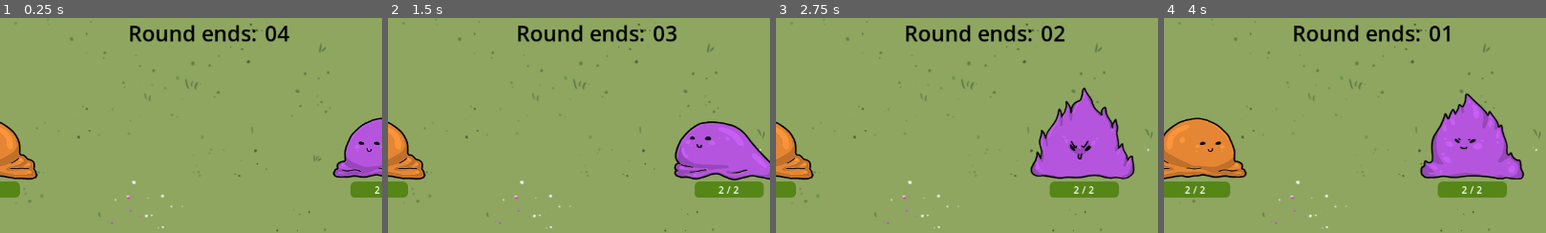
Above: before the commit, frames 1-4 (left to right).
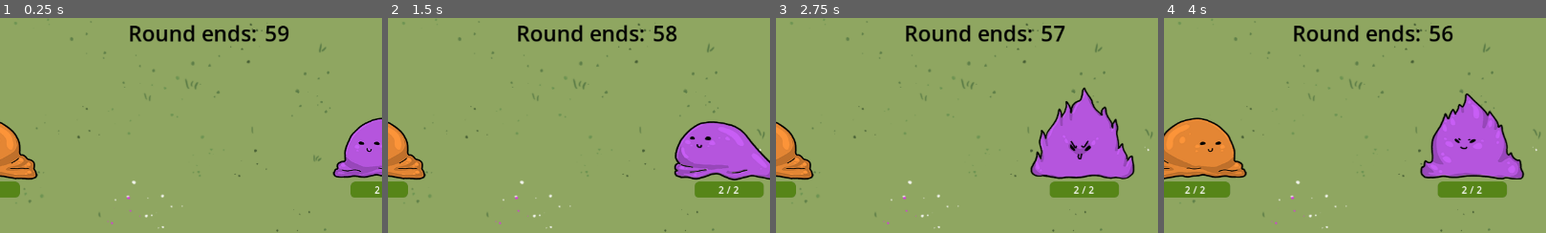
Above: after the commit, the same moments.

Repository: Galitie/mini-tyler-games
Game: Godot game, scene res://tylermon/tylermon.tscn
Same seed, same stepped clock (60 frames per second), same inputs: the game is played once before the commit and once after it. This scene is started directly instead of the project's main scene.
Inputs (mouse positions are % of the whole screen's width and height, from its top left):
- Up to frame 1 (0.25 s): no input
- Up to frame 2 (1.5 s): tap Enter (start) at 0.5, 1.35 s; move the mouse to (72, 45) at 0.52 s; hold Enter (start) 0.53-1.28 s; hold Right (move_piece_right) from 0.53 s (still down); tap Space (jump) at 0.77 s; move the mouse to (30, 55) at 1.27 s
- Up to frame 3 (2.75 s): tap Space (jump) at 1.52 s; move the mouse to (60, 28) at 2.02 s; release Right (move_piece_right) at 2.03 s; hold A (move_left) from 2.03 s (still down); hold Enter (start) from 2.03 s (still down)
- Up to frame 4 (4 s): move the mouse to (45, 70) at 2.77 s; release A (move_left) at 2.78 s; release Enter (start) at 2.78 s; hold Right (move_piece_right) from 2.78 s (still down); tap Enter (start) at 2.85 s; tap Space (jump) at 3.02, 3.77 s; move the mouse to (80, 65) at 3.52 s; hold Enter (start) from 3.53 s (still down)
The pictures show only the part of the screen within x 23-73%, y 0-50%; the shares and areas given below are measured in that part.

The runs differ from the first frame. In frame 1, 0.3% of the frame differs, in the area x 69-76%, y 3-12%; in frame 2, 0.2%; in frame 3, 0.2%; in frame 4, 0.2%.
Error in both runs: Cannot call method 'get_node' on a null value. (res://tylermon/tylermon.gd:39)

Commit message:
Added particle effects for types

Diff:
--- a/tylermon/fire.tres
+++ b/tylermon/fire.tres
@@ -12,6 +12,8 @@
 emission_shape_scale = Vector3(1.5, 1, 1)
 emission_shape = 3
 emission_box_extents = Vector3(50, 1, 1)
+angle_min = -15.0
+angle_max = 15.0
 direction = Vector3(0, 0, 0)
 spread = 14.455
 gravity = Vector3(0, -50, 0)
--- /dev/null
+++ b/tylermon/grass.tres
@@ -0,0 +1,30 @@
+[gd_resource type="ParticleProcessMaterial" load_steps=3 format=3 uid="uid://cyc8enwy4vivf"]
+
+[sub_resource type="Gradient" id="Gradient_37oyq"]
+colors = PackedColorArray(1, 1, 1, 1, 1, 1, 1, 0)
+
+[sub_resource type="GradientTexture1D" id="GradientTexture1D_2a8nn"]
+gradient = SubResource("Gradient_37oyq")
+
+[resource]
+particle_flag_disable_z = true
+emission_shape_offset = Vector3(0, -50, 0)
+emission_shape_scale = Vector3(50, 50, 1)
+emission_shape = 3
+emission_box_extents = Vector3(1, 1, 1)
+angle_min = -120.0
+angle_max = 120.0
+orbit_velocity_max = 0.396
+radial_velocity_min = 41.67
+radial_velocity_max = 41.67
+gravity = Vector3(0, 0, 0)
+radial_accel_min = 43.75
+radial_accel_max = 43.75
+tangential_accel_max = 20.83
+damping_min = 22.917
+damping_max = 22.917
+scale_min = 0.25
+scale_max = 0.25
+color_ramp = SubResource("GradientTexture1D_2a8nn")
+hue_variation_min = -0.47
+hue_variation_max = -0.39
--- a/tylermon/mon.gd
+++ b/tylermon/mon.gd
@@ -14,6 +14,12 @@
 var current_player_command = State.TARGET_AND_ATTACK
 var cursed : bool = false
 var max_think_time : float = 3
+var fire_material = load("res://tylermon/fire.tres")
+var fire_text = load("res://tylermon/background/flame_text.png")
+var water_material = load("res://tylermon/water.tres")
+var water_text = load("res://tylermon/background/water_text.png")
+var grass_material = load("res://tylermon/grass.tres")
+var grass_text = load("res://tylermon/background/grass_text.png")
 
 @export var custom_color : Color
 
@@ -138,6 +144,7 @@
 
 		State.KNOCKED_OUT:
 			current_state = State.KNOCKED_OUT
+			toggle_particle(false)
 			sprite.play("just_knocked_out")
 			chance_to_say_phrase(knocked_out_phrases, 1)
 			timer.paused = true
@@ -341,6 +348,7 @@
 		health_label.text = str(max_health)
 		timer.paused = false
 	else:
+		toggle_particle(true)
 		set_state(State.IDLE)
 		timer.stop()
 		hp_bar.visible = true
@@ -416,10 +424,23 @@
 func show_element_effect(element: String):
 	if element == "FIRE":
 		elm_type = "FIRE"
+		element_player.texture = fire_text
+		element_player.process_material = fire_material
 		element_player.emitting = true
 	if element == "WATER":
 		elm_type = "WATER"
-		#element_player.emitting = true
+		element_player.texture = water_text
+		element_player.process_material = water_material
+		element_player.emitting = true
 	if element == "GRASS":
 		elm_type = "GRASS"
-		#element_player.emitting = true
+		element_player.texture = grass_text
+		element_player.process_material = grass_material
+		element_player.emitting = true
+
+
+func toggle_particle(effect : bool):
+	if effect == true and elm_type != "NONE":
+		element_player.emitting = true
+	else:
+		element_player.emitting = false
--- a/tylermon/mon.tscn
+++ b/tylermon/mon.tscn
@@ -24,8 +24,6 @@
 [ext_resource type="Texture2D" uid="uid://b66mxbmixgxfu" path="res://tylermon/sprites/mon_base_knocked_out3.png" id="18_7kvut"]
 [ext_resource type="Texture2D" uid="uid://e6c4xabx00ep" path="res://tylermon/sprites/mon_base_special.png" id="18_050gi"]
 [ext_resource type="Texture2D" uid="uid://cdjijr0duew8y" path="res://tylermon/sprites/mon_base_special2.png" id="19_v6lq8"]
-[ext_resource type="Material" uid="uid://deeteqmookg4c" path="res://tylermon/fire.tres" id="25_f7ec8"]
-[ext_resource type="Texture2D" uid="uid://bh1h3oucejcl3" path="res://tylermon/background/flame_text.png" id="25_t8k2t"]
 
 [sub_resource type="CapsuleShape2D" id="CapsuleShape2D_u036k"]
 resource_local_to_scene = true
@@ -433,8 +431,6 @@
 [node name="element" type="GPUParticles2D" parent="scalable_nodes"]
 position = Vector2(0, 48)
 emitting = false
-process_material = ExtResource("25_f7ec8")
-texture = ExtResource("25_t8k2t")
 explosiveness = 0.04
 randomness = 0.03
 
--- a/tylermon/tylermon.tscn
+++ b/tylermon/tylermon.tscn
@@ -12,7 +12,7 @@
 [node name="tylermon" type="Node2D"]
 scale = Vector2(0.998899, 1.00798)
 script = ExtResource("1_66guv")
-fight_length = 5
+fight_length = 60
 upgrade_length = 120
 max_rounds = 5
 
--- a/tylermon/upgrade_menu.gd
+++ b/tylermon/upgrade_menu.gd
@@ -94,15 +94,15 @@
 				if mon.elm_type != "FIRE":
 					emit_signal("set_element", "FIRE")
 				else:
-					mon.elm_type = "WATER"
+					emit_signal("set_element", "WATER")
 			if rand_num == 2:
 				if mon.elm_type != "WATER":
-					mon.elm_type = "WATER"
+					emit_signal("set_element", "WATER")
 				else:
-					mon.elm_type = "GRASS"
+					emit_signal("set_element", "GRASS")
 			if rand_num == 3:
 				if mon.elm_type != "GRASS":
-					mon.elm_type = "GRASS"
+					emit_signal("set_element", "GRASS")
 				else:
 					emit_signal("set_element", "FIRE")
 			emit_signal("upgraded", "good")
--- /dev/null
+++ b/tylermon/water.tres
@@ -0,0 +1,23 @@
+[gd_resource type="ParticleProcessMaterial" load_steps=3 format=3 uid="uid://cau2jx5cv8vku"]
+
+[sub_resource type="Gradient" id="Gradient_11j8k"]
+colors = PackedColorArray(1, 1, 1, 1, 1, 1, 1, 0)
+
+[sub_resource type="GradientTexture1D" id="GradientTexture1D_x77k0"]
+gradient = SubResource("Gradient_11j8k")
+
+[resource]
+particle_flag_disable_z = true
+emission_shape_offset = Vector3(0, -50, 0)
+emission_shape_scale = Vector3(75, 20, 1)
+emission_shape = 1
+emission_sphere_radius = 1.0
+angle_min = -10.0
+angle_max = 10.0
+spread = 88.125
+flatness = 0.688
+gravity = Vector3(0, 98, 0)
+scale_min = 0.15
+scale_max = 0.25
+color_ramp = SubResource("GradientTexture1D_x77k0")
+hue_variation_min = -0.2
Binary file added: tylermon/background/grass_text.png
Not shown, added: tylermon/background/grass_text.png.import
Binary file added: tylermon/background/water_text.png
Not shown, added: tylermon/background/water_text.png.import
Not shown: 1 places in tylermon/mon.tscn that only renumber resources
